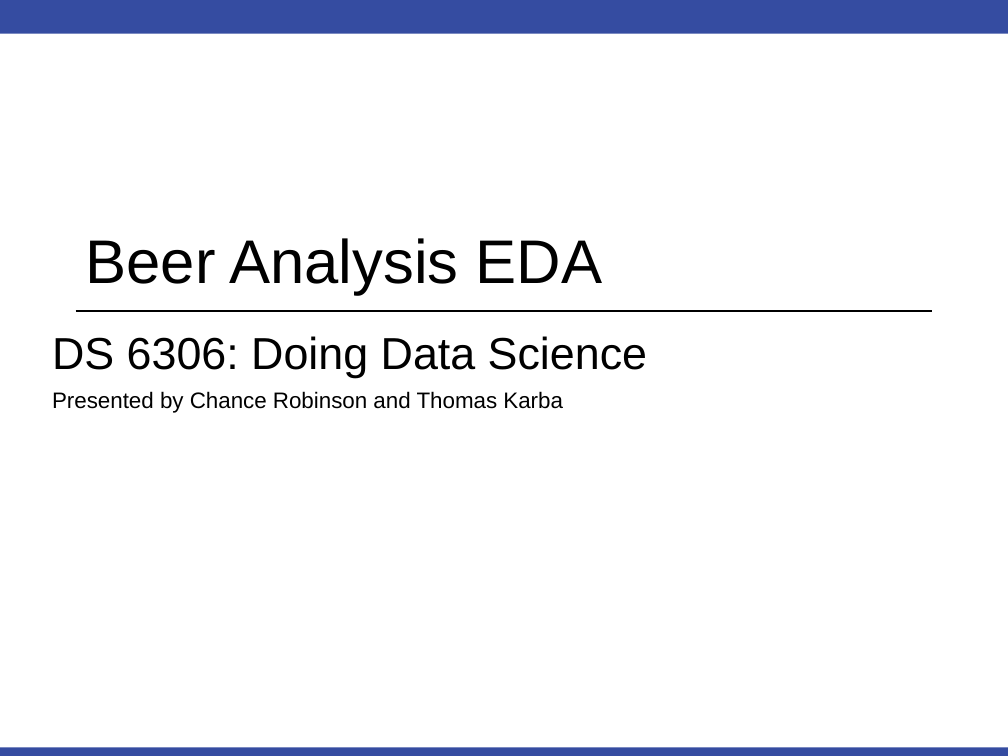
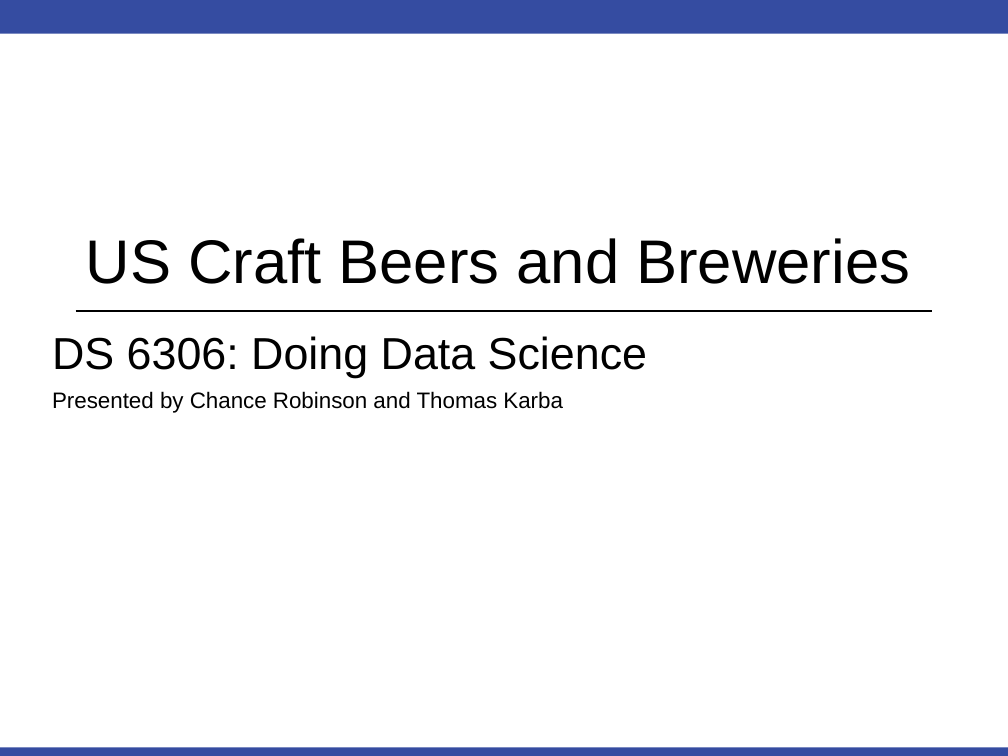
Before and after one commit to RobinsonCW/BeerAnalysis, a slide deck: slide 1 of presentation/DS6306_Proj1_Presentation.pptx. Drawn at 1008x756 pixels with LibreOffice and Linux fonts; fonts in the diff are those of the drawing; background and template pictures are left out. Boxes give left, top, right and bottom in pixels: in the first picture for what was removed or moved away, otherwise in the second. Text is boxed around its words. In the diff, an @@ line names an element or a change of style, - is before the commit and + after.

Commit message:
updated presentation and eda

```diff
--- a/presentation/DS6306_Proj1_Presentation.pptx
+++ b/presentation/DS6306_Proj1_Presentation.pptx
@@ title at (x1=86, y1=238, x2=910, y2=284): text changed @@
-Beer Analysis EDA
+US Craft Beers and Breweries
```
Also in this commit, not shown: 3 other slides changed, 1 slide added, 3 other files.
